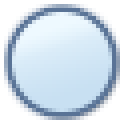
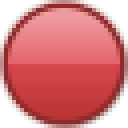
Layer changes from the first 128 x 128 image to the second:
added group "28" with 2 layers above "27" over [left=8, top=8, right=120, bottom=120]
added group "red" (1st of 2, in "28") with 1 layers in group "28" over [left=8, top=8, right=120, bottom=120]
added layer "red" (2nd of 2, in "28" › "red") in group "red" over [left=8, top=8, right=120, bottom=120]
moved "blue" (2nd of 2, in "27" › "blue") into group "blue" over [left=12, top=12, right=112, bottom=112]
